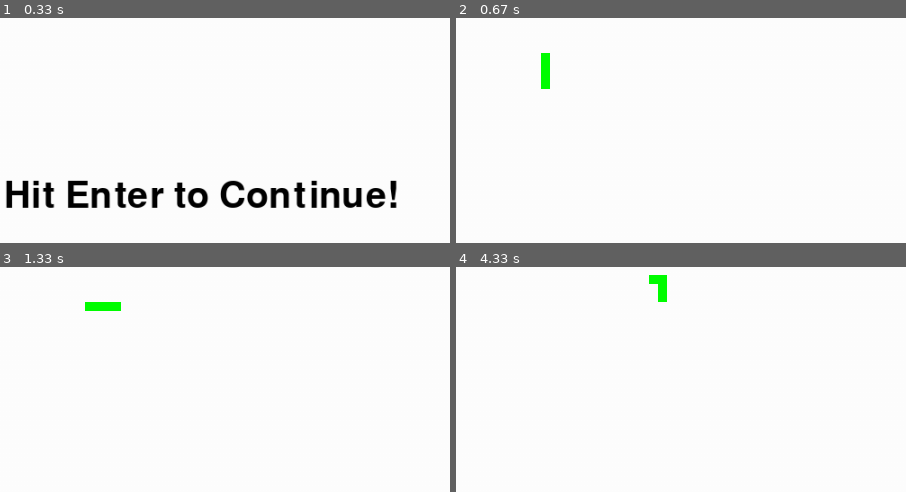
Above: before the commit, frames 1-4 (two rows, left to right).
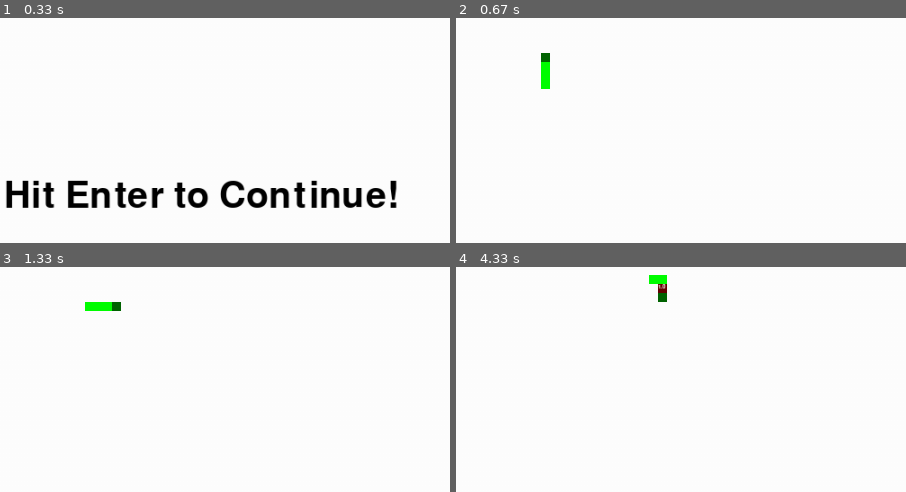
Above: after the commit, the same moments.

Repository: kennylongsheng/pygame_project
Game: pygame game, started from 1_snakegame/main.py
The game is run twice, just before and just after one commit, with the same random seed, the same clock (stepped at 60 frames per second) and the same inputs.
Inputs:
- Up to frame 1 (0.33 s): no input
- Up to frame 2 (0.67 s): tap Enter at 0.33 s
- Up to frame 3 (1.33 s): hold L 0.67-1.13 s; hold Right 0.67-1.13 s; hold L from 1.17 s (still down); hold Right from 1.17 s (still down)
- Up to frame 4 (4.33 s): release L at 1.63 s; release Right at 1.63 s; hold Up 2.23-2.78 s; hold Right 2.82-3.37 s; hold L from 3.98 s (still down); hold Down from 3.98 s (still down)
The pictures show only the part of the screen within x 28-78%, y 10-60%; the shares and areas given below are measured in that part.

Frame 1 is identical in both runs. In frame 2, less than 0.1% of the frame differs, in the area x 18-21%, y 15-20%; in frame 3, less than 0.1%; in frame 4, 0.2%, in the area x 44-47%, y 7-16%.

Commit message:
[1_snakegame] Update Distance Calculate

Diff:
--- a/1_snakegame/defines.py
+++ b/1_snakegame/defines.py
@@ -6,6 +6,8 @@
 WHITE_COLOR = (255, 255, 255)
 BLACK_COLOR = (  0,   0,   0)
 GREEN_COLOR = (  0, 255,   0)
+DARKG_COLOR = (  0, 100,   0)
+RED_COLOR   = (100,   0,   0)
 BLOCK_SIZE = 10
 
 WIN = pygame.display.set_mode(WINDOW_SIZE) # Set Window Size
@@ -14,6 +16,7 @@
 pygame.font.init()
 WELCOME_FONT = pygame.font.SysFont('comicsans',60)
 SCORE_FONT = pygame.font.SysFont('comicsans',30)
+DISTANCE_FONT = pygame.font.SysFont('comicsans',BLOCK_SIZE)
 
 def new_location():
     temp_rand = []
@@ -32,6 +35,107 @@
     snake_init_length = 3
     body = []
     temp_append = []
+    distance_head_to_food = [0, 0, 0, 0] # Up(0), Down(1), Left(2), Right(3)
+    distance_head_to_wall = [0, 0, 0, 0] # Up(0), Down(1), Left(2), Right(3)
+    distance_head_to_body = [0, 0, 0, 0] # Up(0), Down(1), Left(2), Right(3)
+    draw_head_to_body = [(0,0),(0,0),(0,0),(0,0)] # Up(0), Down(1), Left(2), Right(3)
+
+    def calculate_distance(self, food_loc):
+        snake_head = []
+        snake_head.append(self.body[0])
+        snake_head_x = snake_head[0][0]
+        snake_head_y = snake_head[0][1]
+        snake_body_x = sorted(sorted(self.body[1:], key = lambda s:s[1]), key = lambda s:s[0])
+        snake_body_x_r = sorted(sorted(self.body[1:], key = lambda s:s[1]), key = lambda s:s[0], reverse = True)
+        snake_body_y = sorted(sorted(self.body[1:], key = lambda s:s[0]), key = lambda s:s[1])
+        snake_body_y_r = sorted(sorted(self.body[1:], key = lambda s:s[0]), key = lambda s:s[1], reverse = True)
+        food_loc_x = food_loc[0][0]
+        food_loc_y = food_loc[0][1]
+
+        # Up(0), Down(1), Left(2), Right(3)
+        for dir_idx in range(4):
+            if dir_idx == 0:
+                # head2wall
+                self.distance_head_to_wall[dir_idx] = ((snake_head_y - 0) / 10)
+
+                # head2food
+                if (snake_head_x == food_loc_x) and (food_loc_y < snake_head_y):
+                    self.distance_head_to_food[dir_idx] = ((food_loc_y - snake_head_y) / 10)
+                else:
+                    self.distance_head_to_food[dir_idx] = -1
+
+                # head2body
+                body = snake_body_y_r
+                for body_idx in body:
+                    if (body_idx[0] == snake_head_x) and (body_idx[1] < snake_head_y):
+                        self.draw_head_to_body[dir_idx] = body_idx
+                        self.distance_head_to_body[dir_idx] = ((snake_head_y - body_idx[1]) / 10)
+                        break
+                    else:
+                        self.draw_head_to_body[dir_idx] = (-1, -1)
+                        self.distance_head_to_body[dir_idx] = -1
+                #print("DIR: UP; HEAD: " + str(snake_head[0][0]) + "," + str(snake_head[0][1]) + " ; BODY: " + str(self.draw_head_to_body[dir_idx][0]) + "," + str(self.draw_head_to_body[dir_idx][1]) + " ; DIS: " + str(self.distance_head_to_body[dir_idx]) + " ;")
+            elif dir_idx == 1:
+                # head2wall
+                self.distance_head_to_wall[dir_idx] = ((WINDOW_SIZE[1] - snake_head_y) / 10)
+
+                # head2food
+                if (snake_head_x == food_loc_x) and (food_loc_y > snake_head_y):
+                    self.distance_head_to_food[dir_idx] = ((snake_head_y - food_loc_y) / 10)
+                else:
+                    self.distance_head_to_food[dir_idx] = -1
+
+                body = snake_body_y
+                for body_idx in body:
+                    if (body_idx[0] == snake_head_x) and (body_idx[1] > snake_head_y):
+                        self.draw_head_to_body[dir_idx] = body_idx
+                        self.distance_head_to_body[dir_idx] = ((body_idx[1] - snake_head_y) / 10)
+                        break
+                    else:
+                        self.draw_head_to_body[dir_idx] = (-1, -1)
+                        self.distance_head_to_body[dir_idx] = -1
+                #print("DIR: DOWN; HEAD: " + str(snake_head[0][0]) + "," + str(snake_head[0][1]) + " ; BODY: " + str(self.draw_head_to_body[dir_idx][0]) + "," + str(self.draw_head_to_body[dir_idx][1]) + " ; DIS: " + str(self.distance_head_to_body[dir_idx]) + " ;")
+            elif dir_idx == 2:
+                # head2wall
+                self.distance_head_to_wall[dir_idx] = ((snake_head_x - 0) / 10)
+
+                # head2food
+                if (snake_head_y == food_loc_y) and (food_loc_x < snake_head_x):
+                    self.distance_head_to_food[dir_idx] = ((snake_head_x - food_loc_x) / 10)
+                else:
+                    self.distance_head_to_food[dir_idx] = -1
+
+                body = snake_body_x_r
+                for body_idx in body:
+                    if (body_idx[1] == snake_head_y) and (body_idx[0] < snake_head_x):
+                        self.draw_head_to_body[dir_idx] = body_idx
+                        self.distance_head_to_body[dir_idx] = ((snake_head_x - body_idx[0]) / 10)
+                        break
+                    else:
+                        self.draw_head_to_body[dir_idx] = (-1, -1)
+                        self.distance_head_to_body[dir_idx] = -1
+                #print("DIR: LEFT; HEAD: " + str(snake_head[0][0]) + "," + str(snake_head[0][1]) + " ; BODY: " + str(self.draw_head_to_body[dir_idx][0]) + "," + str(self.draw_head_to_body[dir_idx][1]) + " ; DIS: " + str(self.distance_head_to_body[dir_idx]) + " ;")
+            elif dir_idx == 3:
+                # head2wall
+                self.distance_head_to_wall[dir_idx] = ((WINDOW_SIZE[0] - snake_head_x) / 10)
+
+                # head2food
+                if (snake_head_y == food_loc_y) and (food_loc_x > snake_head_x):
+                    self.distance_head_to_food[dir_idx] = ((food_loc_x - snake_head_x) / 10)
+                else:
+                    self.distance_head_to_food[dir_idx] = -1
+
+                body = snake_body_x
+                for body_idx in body:
+                    if (body_idx[1] == snake_head_y) and (body_idx[0] > snake_head_x):
+                        self.draw_head_to_body[dir_idx] = body_idx
+                        self.distance_head_to_body[dir_idx] = ((body_idx[0] - snake_head_x) / 10)
+                        break
+                    else:
+                        self.draw_head_to_body[dir_idx] = (-1, -1)
+                        self.distance_head_to_body[dir_idx] = -1
+                #print("DIR: LEFT; HEAD: " + str(snake_head[0][0]) + "," + str(snake_head[0][1]) + " ; BODY: " + str(self.draw_head_to_body[dir_idx][0]) + "," + str(self.draw_head_to_body[dir_idx][1]) + " ; DIS: " + str(self.distance_head_to_body[dir_idx]) + " ;")
+
 
     def update_postition(self, ate_flag, key_pressed):
         # Update Direction
--- a/1_snakegame/main.py
+++ b/1_snakegame/main.py
@@ -1,10 +1,12 @@
 from defines import *
+from machine_learning import *
 
 # Some Global Variables
 game_run = True
 game_start = False
 ate_flag = False
 dead_flag = False
+machine_learninig_flag = False
 score = 0
 cur_snake = snake_struct()
 cur_food = food_struct()
@@ -26,7 +28,7 @@
     pygame.display.update() # Ask Window to Update
 
 def game_calculate(key_pressed):
-    global ate_flag, dead_flag, score
+    global ate_flag, dead_flag, score, machine_learninig_flag
     # Food
     cur_food.food_update(ate_flag)
 
@@ -53,8 +55,13 @@
         score += 1
         cur_snake.temp_append.append(cur_snake.body[len(cur_snake.body) - 1])
 
+def machine_learninig_flow():
+    # Update Distances
+    cur_snake.calculate_distance(cur_food.loc)
+
 def win_draw():
-    global score
+    global score, machine_learninig_flag
+    snake_head_flag = True
     WIN.fill(WHITE_COLOR)
 
     #CHECK LOCATION
@@ -70,12 +77,25 @@
 
     for body_rect_idx  in cur_snake.body:
         snake_R = pygame.Rect(body_rect_idx[0], body_rect_idx[1], BLOCK_SIZE, BLOCK_SIZE)
-        pygame.draw.rect(WIN, GREEN_COLOR, snake_R)
+        if snake_head_flag == True:
+            snake_head_flag = False
+            pygame.draw.rect(WIN, DARKG_COLOR, snake_R)
+        else:
+            pygame.draw.rect(WIN, GREEN_COLOR, snake_R)
+
+    if machine_learninig_flag:
+        for idx in range(4):
+            if(cur_snake.draw_head_to_body[idx] != (-1, -1)):
+                dis_R = pygame.Rect(cur_snake.draw_head_to_body[idx][0], cur_snake.draw_head_to_body[idx][1], BLOCK_SIZE, BLOCK_SIZE)
+                pygame.draw.rect(WIN, RED_COLOR, dis_R)
+                dis_text = (str(cur_snake.distance_head_to_body[idx]))
+                dis_text_R = DISTANCE_FONT.render(dis_text, 1, WHITE_COLOR)
+                WIN.blit(dis_text_R, (cur_snake.draw_head_to_body[idx]))
 
     pygame.display.update() # Ask Window to Update
 
 def main():
-    global game_run, game_start
+    global game_run, game_start, machine_learninig_flag
     clock = pygame.time.Clock()
     while game_run:
         clock.tick(FPS) # Set Window FPS
@@ -86,10 +106,19 @@
             elif event.type == pygame.KEYDOWN:
                 if event.key == pygame.K_RETURN and game_start == False:
                     game_start = True
+                elif event.key == pygame.K_l:
+                    if(machine_learninig_flag == True):
+                        machine_learninig_flag = False
+                        #print("ML Flag FALSE")
+                    else:
+                        machine_learninig_flag = True
+                        #print("ML Flag TRUE")
         if game_start == False or dead_flag == True:
             game_init()
         else:
             game_calculate(pygame.key.get_pressed())
+            if machine_learninig_flag == True:
+                machine_learninig_flow()
             win_draw()
 
 
Empty file added: 1_snakegame/machine_learning.py
